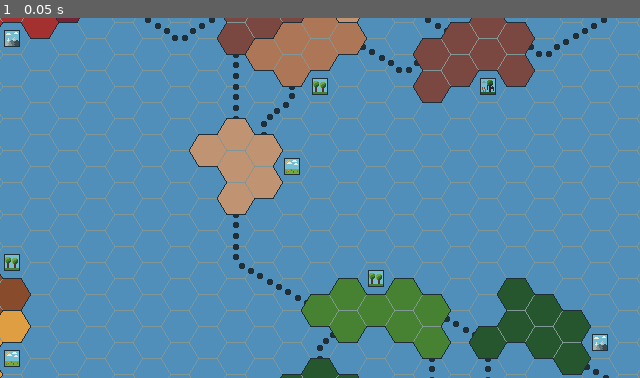
Above: before the commit, frame 1.
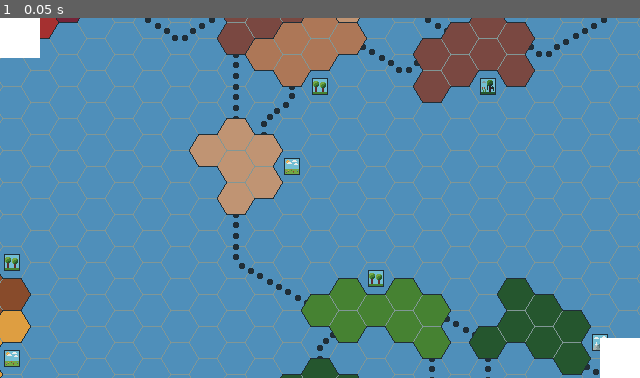
Above: after the commit, the same moment.

Repository: CattacoCattaco/Coastal-Contention
Game: Godot game, scene res://game_scene/game_scene.tscn
The game is run twice, just before and just after one commit, with the same random seed, the same clock (stepped at 60 frames per second) and the same inputs.
Inputs:
- Up to frame 1 (0.05 s): no input

The runs differ from the first frame. In frame 1, 1.4% of the frame differs, in the area x 0-100%, y 0-100%.

Commit message:
Allow Screen Resizing
Changed window to allow any screen dimensions and fit any UI to the current screen size. Also changed the map camera movement code to be in a ui node so it can use _gui_input

Diff:
--- /dev/null
+++ b/UI/options.tres
@@ -0,0 +1,6 @@
+[gd_resource type="Theme" load_steps=2 format=3 uid="uid://crpa3efakvu4k"]
+
+[ext_resource type="FontFile" uid="uid://bixxgpddv50wc" path="res://UI/pixel_font_8px.ttf" id="1_xmfl5"]
+
+[resource]
+OptionButton/fonts/font = ExtResource("1_xmfl5")
--- /dev/null
+++ b/UI/static_ui/static_ui.gd
@@ -0,0 +1,45 @@
+class_name StaticUI
+extends Control
+## A class for the holder of all of the ui that stays in a fixed position relative to the camera
+
+@export var map: Sprite2D
+@export var camera: Camera2D
+
+
+func _ready() -> void:
+	_update_size()
+	get_viewport().size_changed.connect(_update_size)
+
+
+func _gui_input(event: InputEvent) -> void:
+	if event is InputEventMouseMotion:
+		if Input.is_mouse_button_pressed(MOUSE_BUTTON_LEFT):
+			camera.position = clamp_to_bounds(camera.position - event.relative)
+
+
+func _update_size() -> void:
+	custom_minimum_size = get_viewport_rect().size
+
+
+func clamp_to_bounds(pos: Vector2) -> Vector2:
+	var new_pos: Vector2 = pos
+	var map_size: Vector2 = map.texture.get_size()
+	var viewport_size: Vector2 = get_viewport_rect().size
+
+	var bottom_right_bound = (map_size - viewport_size) / 2
+
+	if viewport_size.x > map_size.x:
+		new_pos.x = 0
+	elif pos.x < -bottom_right_bound.x:
+		new_pos.x = -bottom_right_bound.x
+	elif pos.x > bottom_right_bound.x:
+		new_pos.x = bottom_right_bound.x
+
+	if viewport_size.y > map_size.y:
+		new_pos.y = 0
+	elif pos.y < -bottom_right_bound.y:
+		new_pos.y = -bottom_right_bound.y
+	elif pos.y > bottom_right_bound.y:
+		new_pos.y = bottom_right_bound.y
+
+	return new_pos
--- a/game_scene/game_scene.tscn
+++ b/game_scene/game_scene.tscn
@@ -1,13 +1,45 @@
 [gd_scene load_steps=3 format=3 uid="uid://c7xaypxjnfy08"]
 
 [ext_resource type="Texture2D" uid="uid://dt68ugg1ewqjf" path="res://game_scene/map.png" id="1_n4lbc"]
-[ext_resource type="Script" uid="uid://jl7h2wxivcrh" path="res://game_scene/map_camera.gd" id="2_m1k14"]
+[ext_resource type="Script" uid="uid://b65i4u2umwejc" path="res://UI/static_ui/static_ui.gd" id="3_k340r"]
 
 [node name="GameScene" type="Node2D"]
 
 [node name="Map" type="Sprite2D" parent="."]
 texture = ExtResource("1_n4lbc")
 
-[node name="MapCamera" type="Camera2D" parent="." node_paths=PackedStringArray("map")]
-script = ExtResource("2_m1k14")
-map = NodePath("../Map")
+[node name="MapCamera" type="Camera2D" parent="."]
+
+[node name="UI" type="Control" parent="MapCamera" node_paths=PackedStringArray("map", "camera")]
+layout_mode = 3
+anchors_preset = 8
+anchor_left = 0.5
+anchor_top = 0.5
+anchor_right = 0.5
+anchor_bottom = 0.5
+offset_left = -50.0
+offset_top = -50.0
+offset_right = 50.0
+offset_bottom = 50.0
+grow_horizontal = 2
+grow_vertical = 2
+script = ExtResource("3_k340r")
+map = NodePath("../../Map")
+camera = NodePath("..")
+
+[node name="ColorRect" type="ColorRect" parent="MapCamera/UI"]
+layout_mode = 1
+offset_right = 40.0
+offset_bottom = 40.0
+
+[node name="ColorRect2" type="ColorRect" parent="MapCamera/UI"]
+layout_mode = 1
+anchors_preset = 3
+anchor_left = 1.0
+anchor_top = 1.0
+anchor_right = 1.0
+anchor_bottom = 1.0
+offset_left = -40.0
+offset_top = -40.0
+grow_horizontal = 0
+grow_vertical = 0
--- a/game_scene/map_camera.gd
+++ /dev/null
@@ -1,30 +0,0 @@
-class_name MapCamera
-extends Camera2D
-
-@export var map: Sprite2D
-
-var view_size := Vector2(640, 360)
-
-
-func _input(event: InputEvent) -> void:
-	if event is InputEventMouseMotion:
-		if Input.is_mouse_button_pressed(MOUSE_BUTTON_LEFT):
-			position = clamp_to_bounds(position - event.relative)
-
-
-func clamp_to_bounds(pos: Vector2) -> Vector2:
-	var new_pos: Vector2 = pos
-	var map_size: Vector2 = map.texture.get_size()
-	var bottom_right_bound = (map_size - view_size) / 2
-
-	if pos.x < -bottom_right_bound.x:
-		new_pos.x = -bottom_right_bound.x
-	elif pos.x > bottom_right_bound.x:
-		new_pos.x = bottom_right_bound.x
-
-	if pos.y < -bottom_right_bound.y:
-		new_pos.y = -bottom_right_bound.y
-	elif pos.y > bottom_right_bound.y:
-		new_pos.y = bottom_right_bound.y
-
-	return new_pos
--- a/project.godot
+++ b/project.godot
@@ -19,15 +19,28 @@
 
 window/size/viewport_width=640
 window/size/viewport_height=360
-window/stretch/mode="viewport"
 window/stretch/scale_mode="integer"
 
 [editor_plugins]
 
 enabled=PackedStringArray("res://addons/godot_super-wakatime/plugin.cfg")
 
+[input]
+
+open_settings={
+"deadzone": 0.2,
+"events": [Object(InputEventKey,"resource_local_to_scene":false,"resource_name":"","device":-1,"window_id":0,"alt_pressed":false,"shift_pressed":false,"ctrl_pressed":false,"meta_pressed":false,"pressed":false,"keycode":0,"physical_keycode":0,"key_label":4194305,"unicode":0,"location":0,"echo":false,"script":null)
+]
+}
+close_settings={
+"deadzone": 0.2,
+"events": [Object(InputEventKey,"resource_local_to_scene":false,"resource_name":"","device":-1,"window_id":0,"alt_pressed":false,"shift_pressed":false,"ctrl_pressed":false,"meta_pressed":false,"pressed":false,"keycode":0,"physical_keycode":0,"key_label":4194305,"unicode":0,"location":0,"echo":false,"script":null)
+]
+}
+
 [rendering]
 
 textures/canvas_textures/default_texture_filter=0
+environment/defaults/default_clear_color=Color(0.30980393, 0.56078434, 0.7294118, 1)
 2d/snap/snap_2d_transforms_to_pixel=true
 2d/snap/snap_2d_vertices_to_pixel=true
Binary file added: UI/pixel_font_6px.ttf
Not shown, added: UI/pixel_font_6px.ttf.import
Binary file added: UI/pixel_font_8px.ttf
Not shown, added: UI/pixel_font_8px.ttf.import
Not shown, added: UI/static_ui/static_ui.gd.uid
Binary file changed: game_scene/map.png
Not shown, removed: game_scene/map_camera.gd.uid
